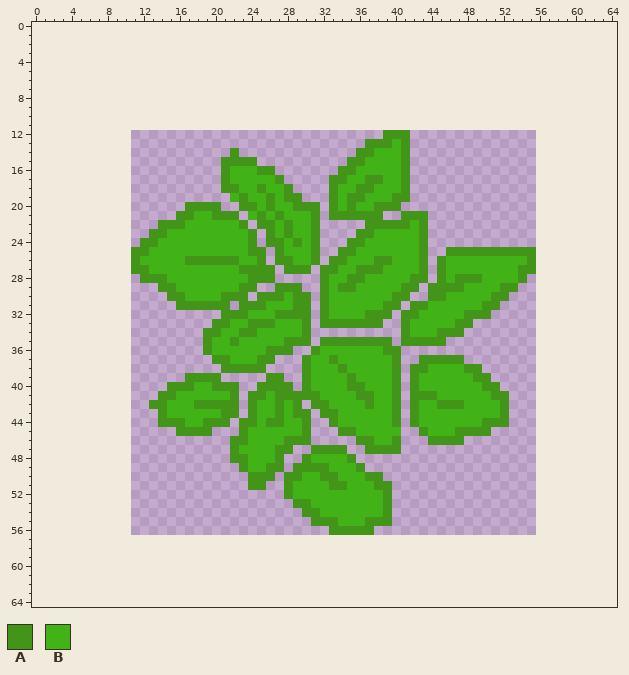
File history of a sprite sheet, resources/leaves.png. Above, as it was before the edit.
The file is 45x45 pixels. The old version is drawn lined up with the new one, on the new canvas.
Palette (. is transparent): A #43951a  B #41b317
Pixels before (only the part around the change), first column x 0:
 0 .................................................................
 1 .................................................................
 2 .................................................................
 3 .................................................................
 4 .................................................................
 5 .................................................................
 6 .................................................................
 7 .................................................................
 8 .................................................................
 9 .................................................................
10 .................................................................
11 .................................................................
12 .......................................AAA.......................
13 .....................................AAABA.......................
14 ......................A.............AABBBA.......................
15 .....................AAAA..........AABBBBA.......................
16 .....................ABBBAA.......AABBBBBA.......................
17 .....................ABBBBBA.....AABBAABBA.......................
18 .....................AABBABBA....ABBAABBBA.......................
19 ......................BABBABAA...ABAABBBAA.......................
20 .................AAAA..AABABBAAA.ABABBAAA........................
21 ................AABBAAA.BABABBBA.AAAAAA..AAA.....................
22 ..............AAABBBBBBA.AABABBA.....AAAAABA.....................
23 .............AABBBBBBBBBA.ABABBA....AABBBBBA.....................
24 ............AABBBBBBBBBBA.AABABA...AABBBBBBA.....................
25 ...........AABBBBBBBBBBBAA.ABBBA..AABBBBBBBA..AAAAAAAAAA.........
26 ...........ABBBBBAAAAAABBA.AABBA.AABBBAABBBA.ABBBBBBBBBA.........
27 ...........AABBBBBBBBBBAAAA.AAA.AABBAAABBBBA.ABBBBBBBBAA.........
28 ............AAABBBBBBBBBAAA.....ABBAABBBBBAA.ABAAABBBBA..........
29 ..............AABBBBBBBAA..AAA..ABAABBBBBAA.AAAABBBBAA...........
30 ...............AABBBBAAA.AAABAA.ABBBBBBBAA..AABBBBBAA............
31 ................AAAAAA.AAABBBAA.ABBBBBBAA.AABBBBBBAA.............
32 .....................AAABBBAAAA.ABBBBAAA.AABBBBBAAA..............
33 ....................AABBAAABBBA.AAAAAAA..ABBBBBAA................
34 ...................AABBAABBBBBA..........ABBBAAA.................
35 ...................ABBABBBBBAAA.AAAAAAAA.AAAAA...................
36 ...................ABBBBBBAAA..ABBBBBBBAA........................
37 ....................AABBBAA...ABBABBBBBBA..AAAAA.................
38 .....................AAAAA....ABBBABBBBBA.AABBBBAA...............
39 .................AAAA.....AA..ABBBBABBBBA.ABBBBBBAA..............
40 ...............AAABBAAA..AAAA.ABBBBAABBBA.ABBBBBBBAA.............
41 ..............AABBBBBBA.AABAAAAABBBBAABBA.AAABBBBBBAA............
42 .............AABBBAAAAA.ABBABA.AABBBBABBA.ABBAAABBBBA............
43 ..............ABBBBBBAA.ABBABAA.AABBBBBBA.ABBBBBBBBBA............
44 ..............AAABBAAA.AABAABBA..ABBBBBBA.ABBBBBBBAAA............
45 ................AAAA...ABBBBBBA...AABBBBB..ABBBAAAA..............
46 ......................AABBBBAAA.....AABBA...AAAA.................
47 ......................ABBBBAA..AAAA..AAAA........................
48 ......................AABBBA..ABBBBA.............................
49 .......................ABBAA.AAAABBBA............................
50 ........................AAA.AABBAABBBAA..........................
51 ........................AA..ABBBBAABBBAA.........................
52 ............................ABBBBBBBBBBA.........................
53 .............................AABBBBBBBBA.........................
54 ..............................AABBBBBBBA.........................
55 ...............................AAABBBAAA.........................
56 .................................AAAAA...........................
57 .................................................................
58 .................................................................
59 .................................................................
60 .................................................................
61 .................................................................
62 .................................................................
63 .................................................................
64 .................................................................
New version:
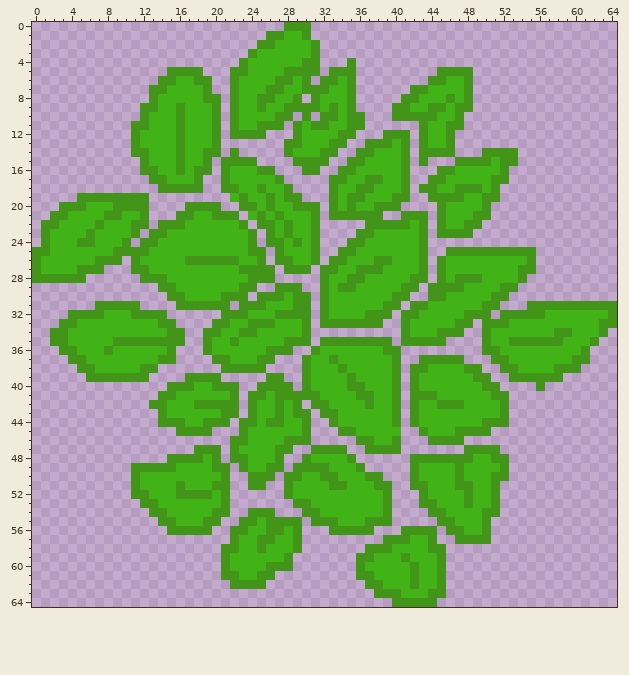
The exact change:
canvas 45x45 -> 65x65, the old top-left corner now at 11,12
Changed rows in their new state; - is an unchanged pixel.
first column x 0:
 0 ----------------------------AAA----------------------------------
 1 --------------------------AABBA----------------------------------
 2 -------------------------AABBBBA---------------------------------
 3 ------------------------ABBBBBBA---------------------------------
 4 -----------------------ABBBBBBAA---A-----------------------------
 5 ---------------AAAA---AABBBBAAAA-AAA---------AAAA----------------
 6 --------------AABBAA--ABBBBAABA-AABA--------AABBA----------------
 7 -------------AABBBBA--ABBBAABBAAABBA------AABBBBA----------------
 8 -------------ABBBBBAA-ABBAABBA-ABBBA-----AABBBABA----------------
 9 ------------AABBABBBA-ABBABBAAAABABA----AABBAABAA----------------
10 ------------ABBBABBBA-ABBBBAA-A-AABAA---AAAAABBA-----------------
11 -----------AABBBABBBA-ABBAAA-ABAABBAA------ABBAA-----------------
12 -----------ABBBBABBBA-AAAA---ABBBBAA-------ABBA------------------
13 -----------ABBBBABBBA-------AABBBAA--------ABBA------------------
14 -----------AABBBABBAA-------ABBBAA---------AAAA---AAAA-----------
15 ------------ABBBABBA---------AAAA----------A---AAAABAA-----------
16 ------------AABBABAA----------AA-------------AABBBBBA------------
17 -------------AABBBA-------------------------AABBBBBAA------------
18 --------------AAAAA------------------------AABBAAABA-------------
19 -----AAAAAAAA-------------------------------AAAABBAA-------------
20 ---AAABBBAAAA--------------------------------ABBBBA--------------
21 --AABBBBAABBA--------------------------------ABBBAA--------------
22 -AABBBBABBBAA--------------------------------ABBAA---------------
23 -ABBBBABBBBA---------------------------------AAAA----------------
24 -ABBBAABBBA------------------------------------------------------
25 AABBBBBBBAA------------------------------------------------------
26 ABBBBBBAAA-------------------------------------------------------
27 ABBBBAAA---------------------------------------------------------
28 AAAAAA-----------------------------------------------------------
31 -------AAAAA-------------------------------------------AAAAAAAAAA
32 ----AAAABBBAAAA-------------------------------------AAAAABBBBBBBA
33 ---AABBBBBBBBBAA----------------------------------AAABBBBBBBBBBAA
34 --AABBBBBBBBBBBAA---------------------------------ABBBBBBBAABBBA-
35 --AABBBBBAAAAAAAA---------------------------------ABBAAAAAABBBA--
36 ---AABBBABBBBBBA----------------------------------AABBBBBBBBBA---
37 ----AABBBBBBBBAA-----------------------------------AABBBBBBBAA---
38 -----AABBBBBAA--------------------------------------AABBBBAAA----
39 ------AAAAAAA----------------------------------------AAAAAA------
40 --------------------------------------------------------A--------
first column x 11:
47 -------AAA---------------------------AAAA-
48 ----AAAABA---------------------AAAAAAABBAA
49 AAAAABBBBAA--------------------ABBBBABBBBA
50 ABBBBBBBBBA--------------------ABBBBABBBAA
51 ABBBBABBBAA--------------------AABBBAABBA-
52 AABBBAAAABA---------------------ABBBBABBA-
53 -AABBBBBBBA---------------------AABBBABBA-
54 --AABBBBBAA--AAA-----------------AABBBBAA-
55 ---AABBBAA--AABAAAA---------------AABBBA--
56 ----AAAAA--AABBAABA-----------AAAA-AABBA--
57 -----------ABBAABBA---------AAABBA--AAAA--
58 ----------AABBABBBA-------AAABBBBAA-------
59 ----------ABBBBBBA-------AABBBABBBA-------
60 ----------ABBBBAAA-------ABBBBBABBA-------
61 ----------AABBAA---------AABBBBABBA-------
62 -----------AAAA-----------AABBBABBA-------
63 ---------------------------AAABBBAA-------
64 -----------------------------AAAAA--------
Pixel boxes of the changes (left, top, right, bottom) in both pictures:
added: (32, 22, 617, 391)
added: (131, 445, 302, 589)
added: (356, 445, 509, 607)
